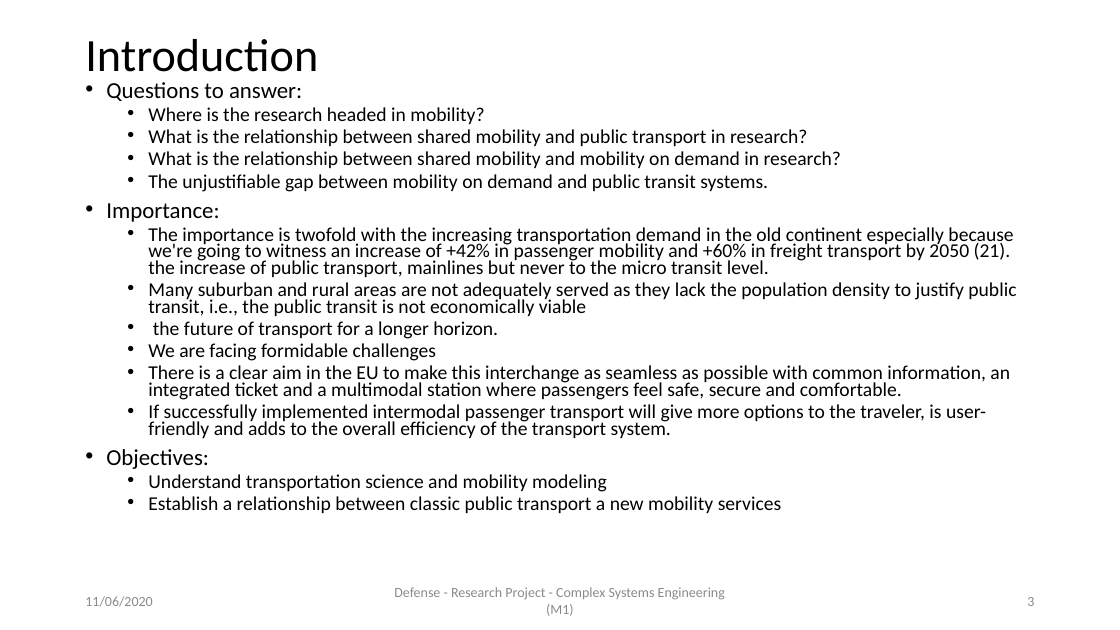
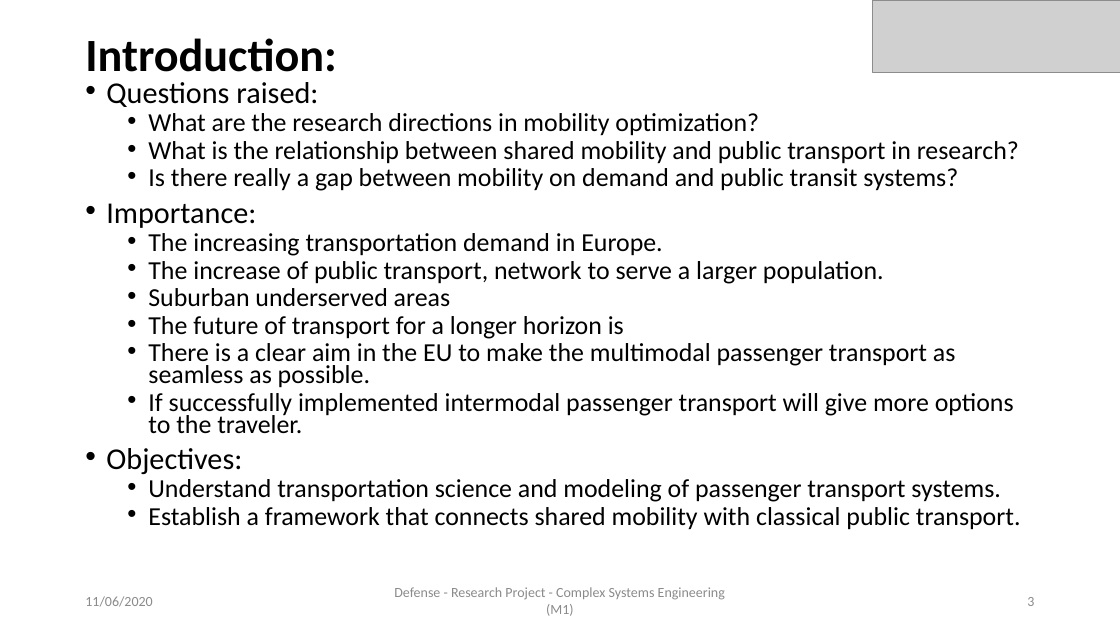
Before and after one commit to AymanABDELHAMID/OD_MTO_DARP, a slide deck: slide 3 of Presentation/presentation_AymanMahmoud.pptx. Drawn at 1120x630 pixels with LibreOffice and Linux fonts; fonts in the diff are those of the drawing; grey boxes stand for pictures. Boxes give left, top, right and bottom in pixels: in the first picture for what was removed or moved away, otherwise in the second. Text is boxed around its words. In the diff, an @@ line names an element or a change of style, - is before the commit and + after.

Commit message:
Work on the presentation

```diff
--- a/Presentation/presentation_AymanMahmoud.pptx
+++ b/Presentation/presentation_AymanMahmoud.pptx
@@ picture added at <box>873,0,1120,72</box> @@
@@ title at <box>85,38,336,72</box>: text changed; bold on @@
-Introduction
+Introduction:
@@ text at <box>106,82,759,136</box>: text changed; size 16.8 to 22.2 pt @@
-• Questions to answer:
-  • Where is the research headed in mobility?
+• Questions raised:
+  • What are the research directions in mobility optimization?
@@ text at <box>106,141,1019,474</box>: size 16.8 to 22.2 pt in "What is the relationship between shared mobility ..."; size 19.6 to 25.9 pt in "Importance:", "Objectives:" @@
@@ text at <box>148,168,958,191</box>: text changed; size 16.8 to 22.2 pt @@
-  • What is the relationship between shared mobility and mobility on demand in research?
-  • The unjustifiable gap between mobility on demand and public transit systems.
+  • Is there really a gap between mobility on demand and public transit systems?
@@ text at <box>148,233,1014,433</box>: text changed; size 16.8 to 22.2 pt @@
-  • The importance is twofold with the increasing transportation demand in the old continent especially because we're going to witness an increase of +42% in passenger mobility and +60% in freight transport by 2050 (21). the increase of public transport, mainlines but never to the micro transit level.
-  • Many suburban and rural areas are not adequately served as they lack the population density to justify public transit, i.e., the public transit is not economically viable
-  • the future of transport for a longer horizon.
-  • We are facing formidable challenges
-  • There is a clear aim in the EU to make this interchange as seamless as possible with common information, an integrated ticket and a multimodal station where passengers feel safe, secure and comfortable.
-  • If successfully implemented intermodal passenger transport will give more options to the traveler, is user-friendly and adds to the overall efficiency of the transport system.
+  • The increasing transportation demand in Europe.
+  • The increase of public transport, network to serve a larger population.
+  • Suburban underserved areas
+  • The future of transport for a longer horizon is
+  • There is a clear aim in the EU to make the multimodal passenger transport as seamless as possible.
+  • If successfully implemented intermodal passenger transport will give more options to the traveler.
@@ text at <box>148,479,1021,530</box>: text changed; size 16.8 to 22.2 pt @@
-  • Understand transportation science and mobility modeling
-  • Establish a relationship between classic public transport a new mobility services
+  • Understand transportation science and modeling of passenger transport systems.
+  • Establish a framework that connects shared mobility with classical public transport.
```
Also in this commit, not shown: 31 other slides changed, 7 slides removed, 4 other files.
